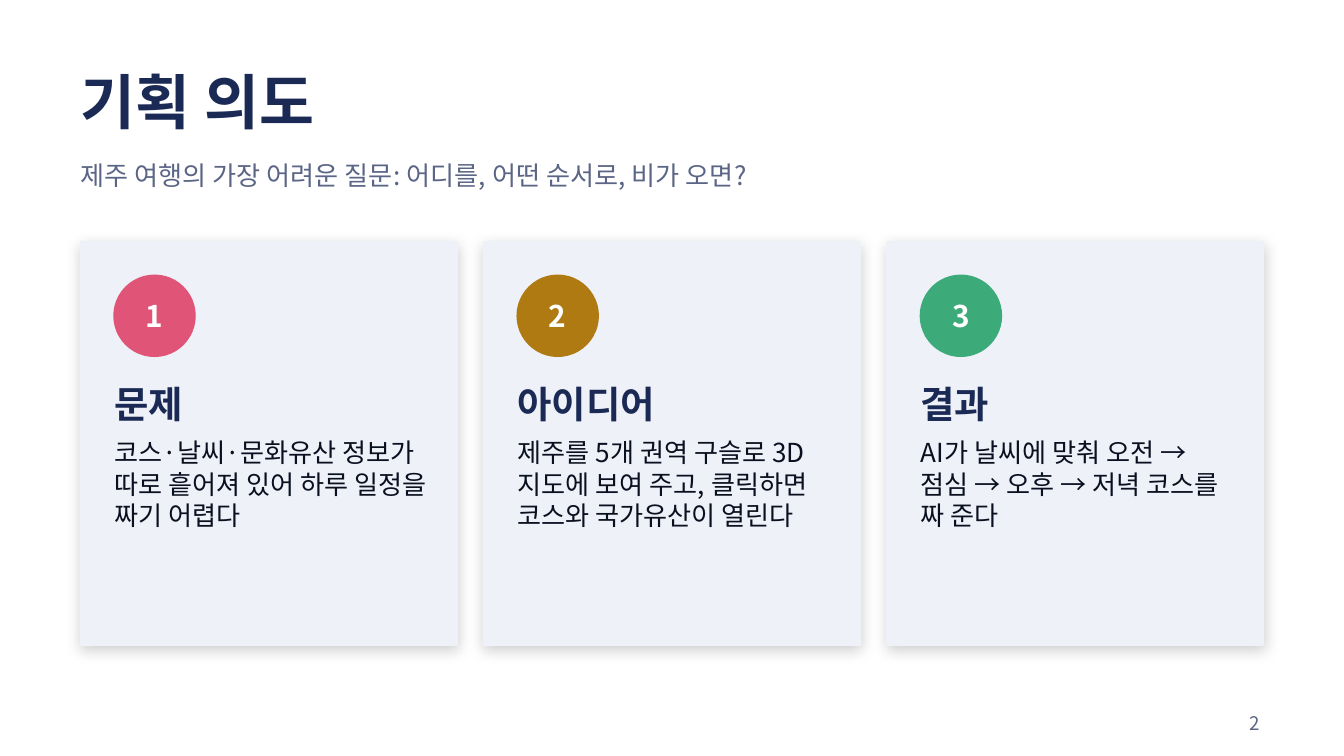
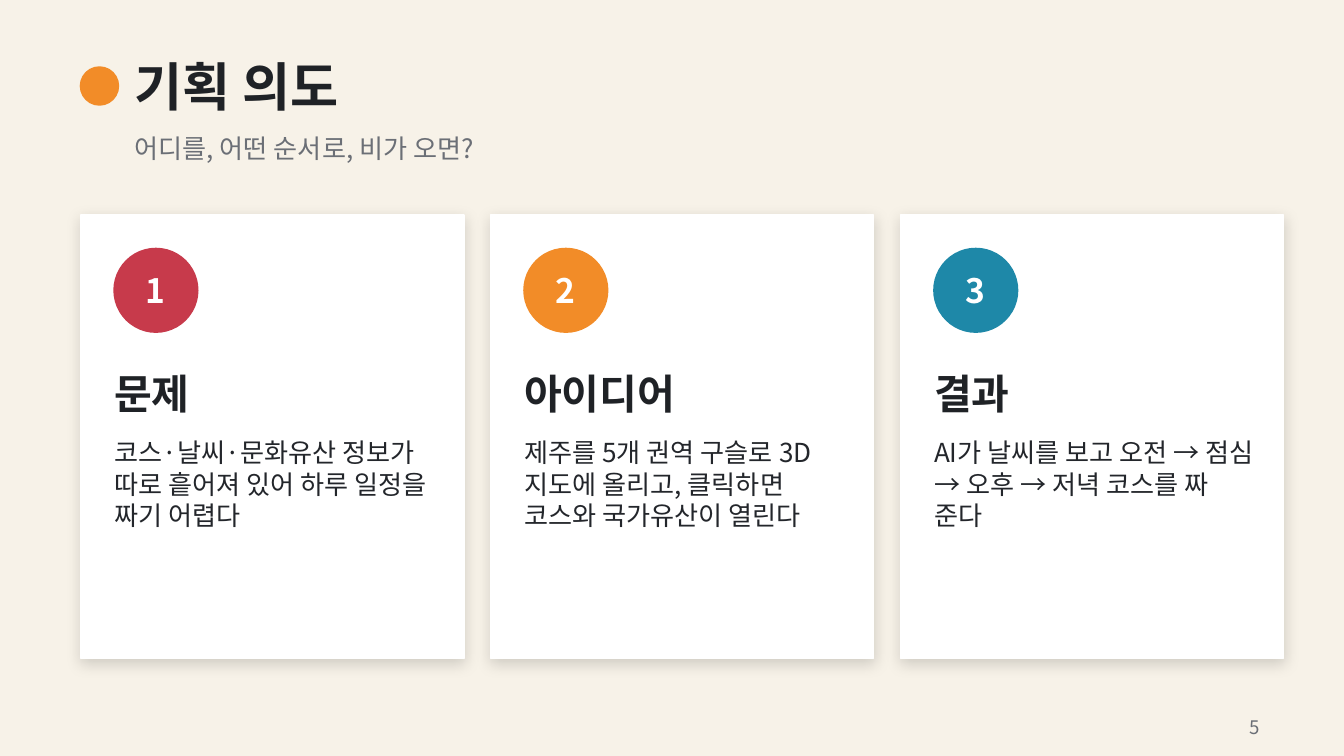
Before and after one commit to knh1992826-source/study2, a slide deck: slide 5 of docs/김예현_발표자료.pptx (slide 2 before the commit). Drawn at 1344x756 pixels with LibreOffice and Linux fonts; fonts in the diff are those of the drawing. Boxes give left, top, right and bottom in pixels: in the first picture for what was removed or moved away, otherwise in the second. Text is boxed around its words. In the diff, an @@ line names an element or a change of style, - is before the commit and + after.

```diff
--- a/docs/김예현_발표자료.pptx
+++ b/docs/김예현_발표자료.pptx
@@ background #FFFFFF to #F7F2E8 @@
@@ text "기획 의도": place and size @@
-text "기획 의도" at <box>81,73,314,130</box>
+text "기획 의도" at <box>134,62,338,111</box>
@@ text "기획 의도" at <box>134,62,338,111</box>: size 32 to 28 pt, text colour #1B2A55 to #1F2226 @@
@@ ellipse added at <box>81,67,118,105</box>, fill #F28C28, outline #F28C28 1 pt @@
@@ text at <box>134,136,474,163</box>: text changed; text colour #5B6585 to #6B6F76 @@
-제주 여행의 가장 어려운 질문: 어디를, 어떤 순서로, 비가 오면?
+어디를, 어떤 순서로, 비가 오면?
@@ rectangle: place and size @@
-rectangle at <box>81,242,457,645</box>
+rectangle at <box>81,215,464,659</box>
@@ rectangle: place and size @@
-rectangle at <box>484,242,860,645</box>
+rectangle at <box>491,215,874,659</box>
@@ fill #EEF1F8 to #FFFFFF; outline #EEF1F8 1 pt to #FFFFFF 1 pt; shadow changed in 3 elements at <box>81,215,464,659</box>, <box>491,215,874,659</box>, <box>900,215,1284,659</box> @@
@@ rectangle: place and size @@
-rectangle at <box>887,242,1263,645</box>
+rectangle at <box>900,215,1284,659</box>
@@ text "1": place and size @@
-text "1" at <box>146,305,164,327</box>
+text "1" at <box>146,278,166,303</box>
@@ ellipse: place and size @@
-ellipse at <box>114,276,195,356</box>
+ellipse at <box>114,249,198,332</box>
@@ ellipse at <box>114,249,198,332</box>: fill #E05577 to #C73A4B; outline #E05577 1 pt to #C73A4B 1 pt @@
@@ text "2": place and size @@
-text "2" at <box>549,304,567,327</box>
+text "2" at <box>556,277,576,303</box>
@@ ellipse: place and size @@
-ellipse at <box>517,276,598,356</box>
+ellipse at <box>524,249,607,332</box>
@@ ellipse at <box>524,249,607,332</box>: fill #B07A12 to #F28C28; outline #B07A12 1 pt to #F28C28 1 pt @@
@@ size 16 to 18 pt in 3 elements at <box>146,278,166,303</box>, <box>556,277,576,303</box>, <box>966,277,986,304</box> @@
@@ text "3": place and size @@
-text "3" at <box>952,304,970,328</box>
+text "3" at <box>966,277,986,304</box>
@@ ellipse: place and size @@
-ellipse at <box>921,276,1001,356</box>
+ellipse at <box>934,249,1017,332</box>
@@ ellipse at <box>934,249,1017,332</box>: fill #3DAA7A to #1E88A8; outline #3DAA7A 1 pt to #1E88A8 1 pt @@
@@ text "문제": place and size @@
-text "문제" at <box>114,386,183,422</box>
+text "문제" at <box>114,374,189,413</box>
@@ text "아이디어": place and size @@
-text "아이디어" at <box>517,386,655,422</box>
+text "아이디어" at <box>524,374,675,413</box>
@@ size 20 to 22 pt, text colour #1B2A55 to #1F2226 in 3 elements at <box>114,374,189,413</box>, <box>524,374,675,413</box>, <box>934,374,1009,413</box> @@
@@ text "결과": place and size @@
-text "결과" at <box>921,386,990,422</box>
+text "결과" at <box>934,374,1009,413</box>
@@ text "코스·날씨·문화유산 정보가 따로 흩어져 있어 ..." at <box>114,440,426,527</box>: text colour #0B1020 to #23262B @@
@@ text at <box>524,440,811,527</box>: text changed; text colour #0B1020 to #23262B @@
-제주를 5개 권역 구슬로 3D 지도에 보여 주고, 클릭하면 코스와 국가유산이 열린다
+제주를 5개 권역 구슬로 3D 지도에 올리고, 클릭하면 코스와 국가유산이 열린다
@@ text at <box>934,440,1254,527</box>: text changed; text colour #0B1020 to #23262B @@
-AI가 날씨에 맞춰 오전 → 점심 → 오후 → 저녁 코스를 짜 준다
+AI가 날씨를 보고 오전 → 점심 → 오후 → 저녁 코스를 짜 준다
@@ page number removed at <box>1250,716,1260,730</box> @@
-2
@@ page number added at <box>1250,720,1260,734</box>, 10 pt, text #6B6F76 @@
+5
```
Also in this commit, not shown: 9 other slides changed, 5 slides added, 1 other file.
